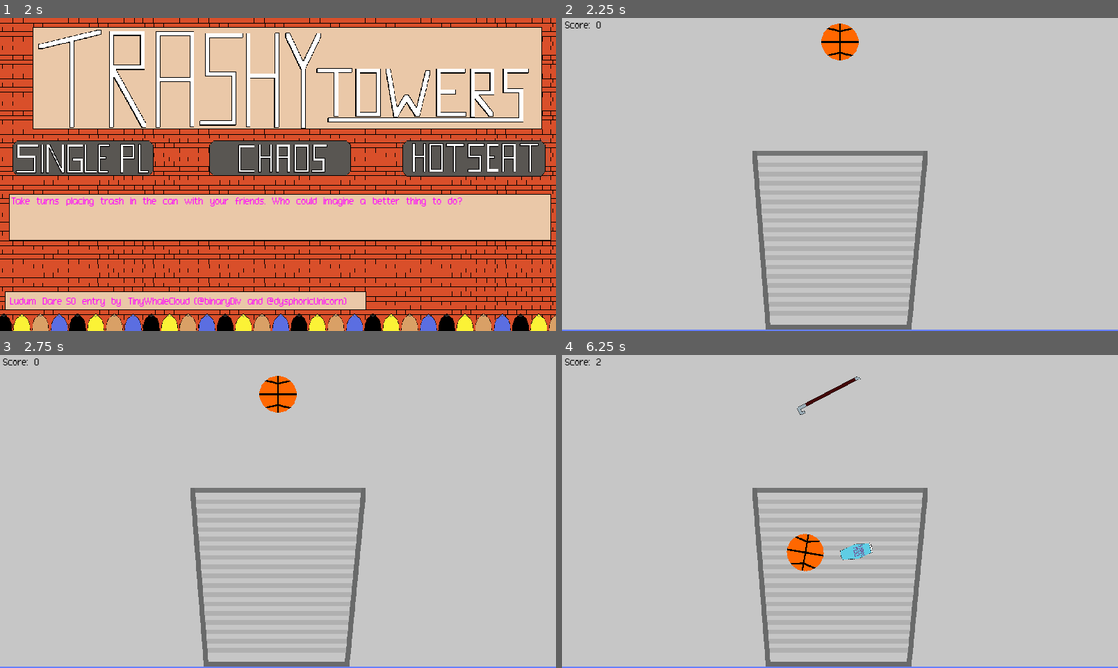
Above: before the commit, frames 1-4 (two rows, left to right).
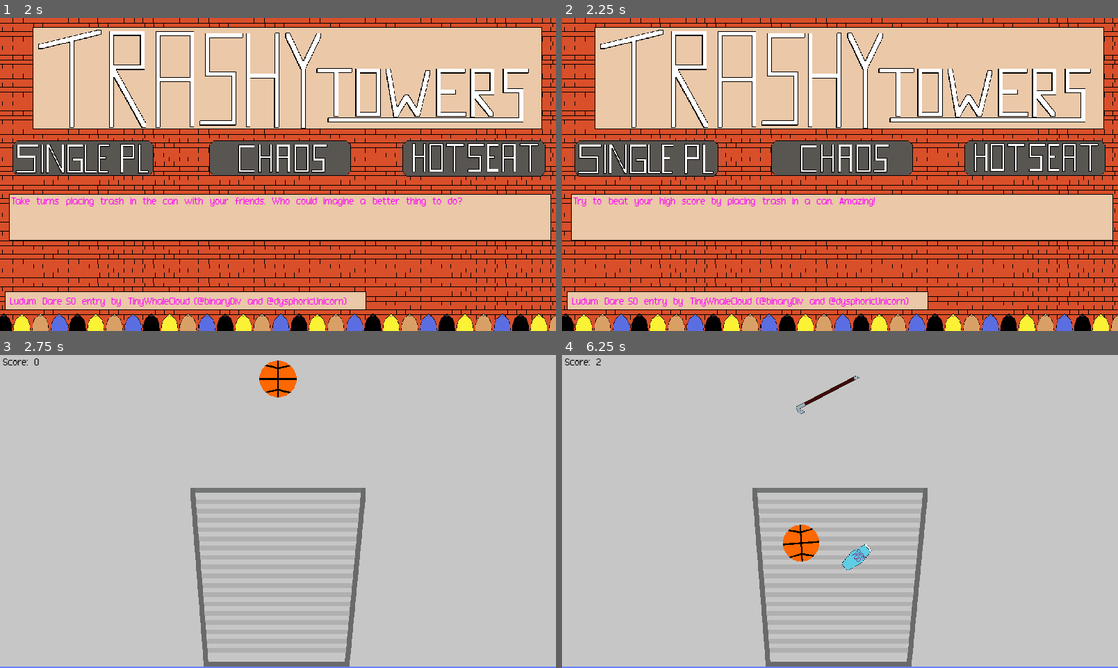
Above: after the commit, the same moments.

Repository: TinyWhaleCloud/ld50-trashytowers
Game: Godot game, scene res://screens/title_screen/TitleScreen.tscn
Two runs of this game, one before a commit and one after it. Both use one fixed random seed, a clock stepped at 60 frames per second and the inputs below. The engine's default icon, where the game draws it, is replaced by a stand-in: a white triangle on a blue panel in a dark square. Sound files missing from this copy of the repository are replaced by a short silence.
Inputs (mouse positions are in pixels of both pictures, inside the frame that each line leads up to):
- Up to frame 1 (2 s): click (283, 158) at 0.5 s; click (472, 158) at 1.25 s
- Up to frame 2 (2.25 s): click (645, 158) at 2 s
- Up to frame 3 (2.75 s): no input
- Up to frame 4 (6.25 s): move the mouse to (962, 495) at 2.77 s; hold D (player1_right) 2.78-3.53 s; tap Space (player1_drop) at 2.85, 5.1 s; move the mouse to (728, 527) at 3.52 s; hold S (player1_down) 3.53-4.28 s; tap Q (player1_turn_ccw) at 3.6 s; move the mouse to (895, 442) at 4.27 s; hold E (player1_turn_cw) 4.28-5.03 s; hold D (player1_right) 4.28-5.78 s; move the mouse to (812, 574) at 5.02 s; move the mouse to (1006, 558) at 5.77 s; hold A (player1_left) from 5.78 s (still down); hold Q (player1_turn_ccw) from 5.78 s (still down)

Frame 1 is identical in both runs. In frame 2, 100% of the frame differs, in the area x 0-100%, y 0-100%; in frame 3, 0.7%; in frame 4, 0.9%.

Commit message:
Add missing sfx files

Diff:
--- a/src/objects/trash/Trash.gd
+++ b/src/objects/trash/Trash.gd
@@ -32,3 +32,4 @@
         has_landed = true
         stop_control()
         emit_signal("touched_world", body)
+        $AudioStreamPlayer.play()
--- a/src/objects/trash/Trash.tscn
+++ b/src/objects/trash/Trash.tscn
@@ -11,4 +11,6 @@
 [node name="Sprite" type="Sprite" parent="."]
 texture = ExtResource( 1 )
 
+[node name="AudioStreamPlayer" type="AudioStreamPlayer" parent="."]
+
 [connection signal="body_entered" from="." to="." method="_on_Trash_body_entered"]
--- a/src/screens/title_screen/TitleScreen.gd
+++ b/src/screens/title_screen/TitleScreen.gd
@@ -7,4 +7,6 @@
 
 func start_game():
     print("Start game: Switch to MainGame scene")
+    $StartGameSoundPlayer.play()
+    yield($StartGameSoundPlayer, "finished")
     get_tree().change_scene_to(main_game_scene)
--- a/src/screens/title_screen/TitleScreen.tscn
+++ b/src/screens/title_screen/TitleScreen.tscn
@@ -10,6 +10,9 @@
 [ext_resource path="res://screens/title_screen/trashbags.png" type="Texture" id=8]
 [ext_resource path="res://screens/title_screen/brickwall.png" type="Texture" id=9]
 [ext_resource path="res://screens/title_screen/TextBg.tres" type="TileSet" id=10]
+[ext_resource path="res://screens/title_screen/selection.wav" type="AudioStream" id=11]
+[ext_resource path="res://screens/title_screen/start.wav" type="AudioStream" id=12]
+[ext_resource path="res://screens/title_screen/SelectionSoundPlayer.gd" type="Script" id=13]
 
 [node name="TitleScreen" type="Node2D"]
 script = ExtResource( 1 )
@@ -89,16 +92,29 @@
 scale = Vector2( 1.52534, 1.56078 )
 texture = ExtResource( 7 )
 
+[node name="SelectionSoundPlayer" type="AudioStreamPlayer" parent="."]
+stream = ExtResource( 11 )
+script = ExtResource( 13 )
+
+[node name="StartGameSoundPlayer" type="AudioStreamPlayer2D" parent="."]
+stream = ExtResource( 12 )
+
 [connection signal="focus_entered" from="SinglePlayerButton" to="InfoText" method="_on_SinglePlayerButton_focus_entered"]
+[connection signal="focus_entered" from="SinglePlayerButton" to="SelectionSoundPlayer" method="_on_button_entered"]
 [connection signal="focus_exited" from="SinglePlayerButton" to="InfoText" method="_on_SinglePlayerButton_focus_exited"]
 [connection signal="mouse_entered" from="SinglePlayerButton" to="InfoText" method="_on_SinglePlayerButton_mouse_entered"]
+[connection signal="mouse_entered" from="SinglePlayerButton" to="SelectionSoundPlayer" method="_on_button_entered"]
 [connection signal="mouse_exited" from="SinglePlayerButton" to="InfoText" method="_on_SinglePlayerButton_mouse_exited"]
 [connection signal="pressed" from="SinglePlayerButton" to="." method="_on_StartButton_pressed"]
 [connection signal="focus_entered" from="ChaosButton" to="InfoText" method="_on_ChaosButton_focus_entered"]
+[connection signal="focus_entered" from="ChaosButton" to="SelectionSoundPlayer" method="_on_button_entered"]
 [connection signal="focus_exited" from="ChaosButton" to="InfoText" method="_on_ChaosButton_focus_exited"]
 [connection signal="mouse_entered" from="ChaosButton" to="InfoText" method="_on_ChaosButton_mouse_entered"]
+[connection signal="mouse_entered" from="ChaosButton" to="SelectionSoundPlayer" method="_on_button_entered"]
 [connection signal="mouse_exited" from="ChaosButton" to="InfoText" method="_on_ChaosButton_mouse_exited"]
 [connection signal="focus_entered" from="HotseatButton" to="InfoText" method="_on_HotseatButton_focus_entered"]
+[connection signal="focus_entered" from="HotseatButton" to="SelectionSoundPlayer" method="_on_button_entered"]
 [connection signal="focus_exited" from="HotseatButton" to="InfoText" method="_on_HotseatButton_focus_exited"]
 [connection signal="mouse_entered" from="HotseatButton" to="InfoText" method="_on_HotseatButton_mouse_entered"]
+[connection signal="mouse_entered" from="HotseatButton" to="SelectionSoundPlayer" method="_on_button_entered"]
 [connection signal="mouse_exited" from="HotseatButton" to="InfoText" method="_on_HotseatButton_mouse_exited"]
Not shown: 1 places in src/screens/title_screen/TitleScreen.tscn that only renumber resources
